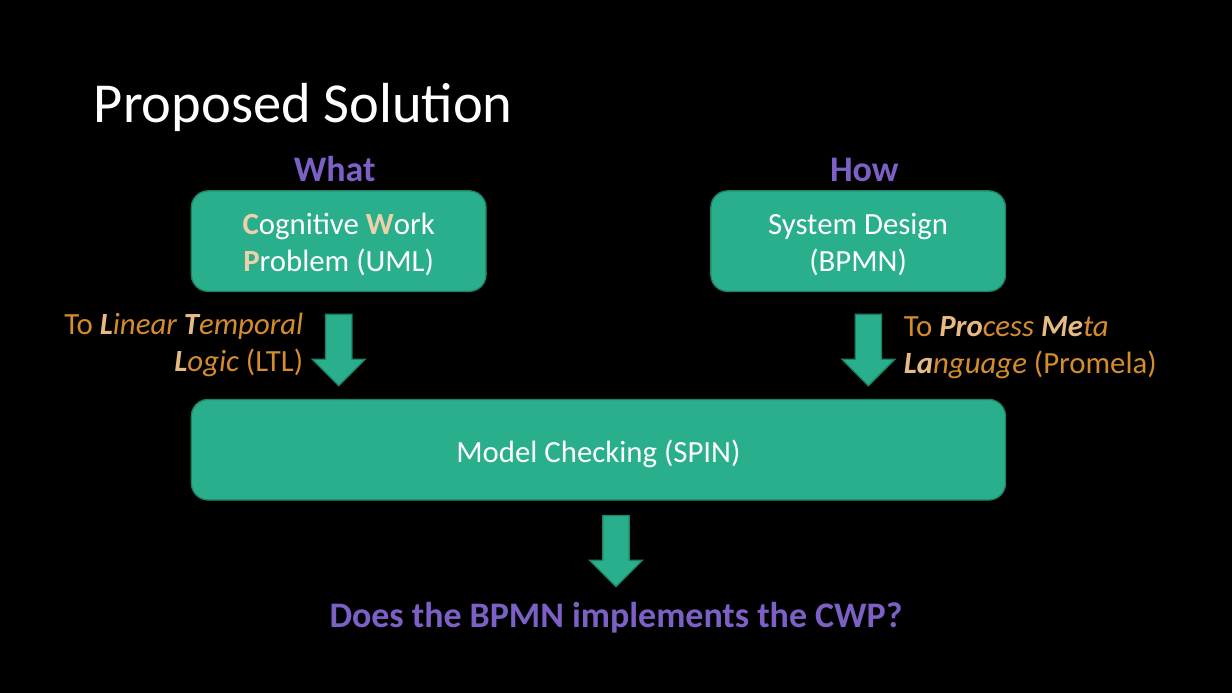
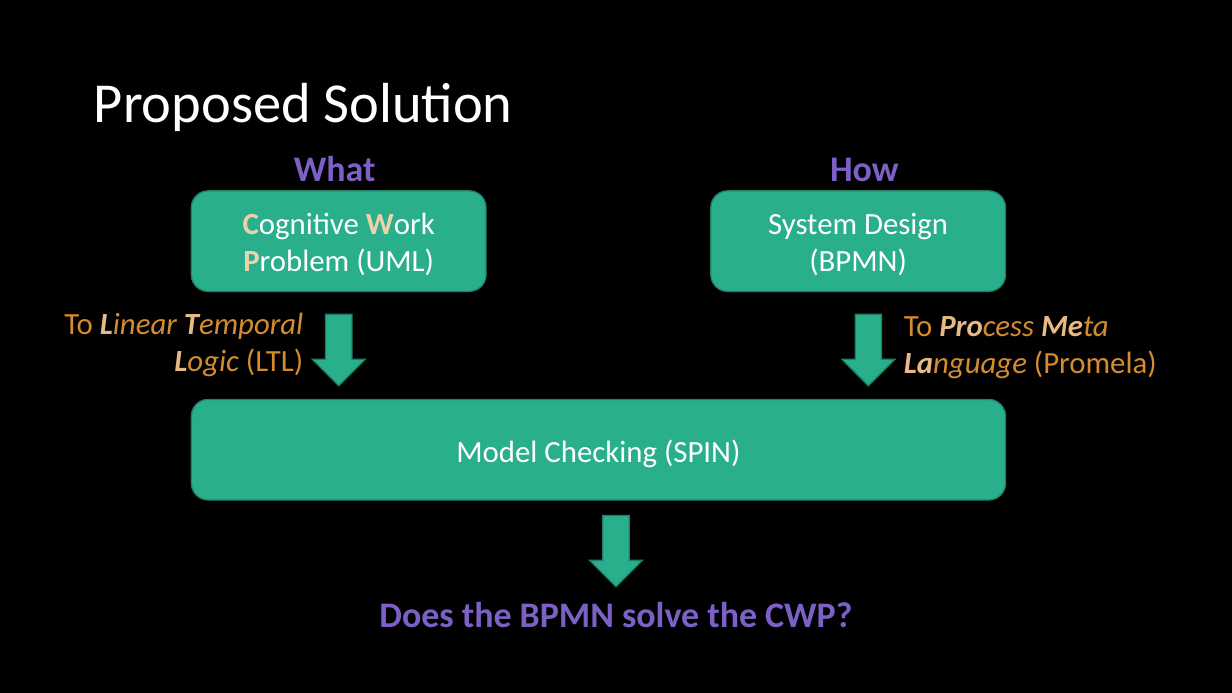
Before and after one commit to ericmercer/SPIN-bpmn-cwp-verification-paper, a slide deck: slide 6 of presentation/syscon-2022.pptx. Drawn at 1232x693 pixels with LibreOffice and Linux fonts; fonts in the diff are those of the drawing. Boxes give left, top, right and bottom in pixels: in the first picture for what was removed or moved away, otherwise in the second. Text is boxed around its words. In the diff, an @@ line names an element or a change of style, - is before the commit and + after.

Commit message:
Add script upto BPMN

```diff
--- a/presentation/syscon-2022.pptx
+++ b/presentation/syscon-2022.pptx
@@ text at box(379, 601, 852, 628): text changed @@
-Does the BPMN implements the CWP?
+Does the BPMN solve the CWP?
```
Also in this commit, not shown: 9 other slides changed.
